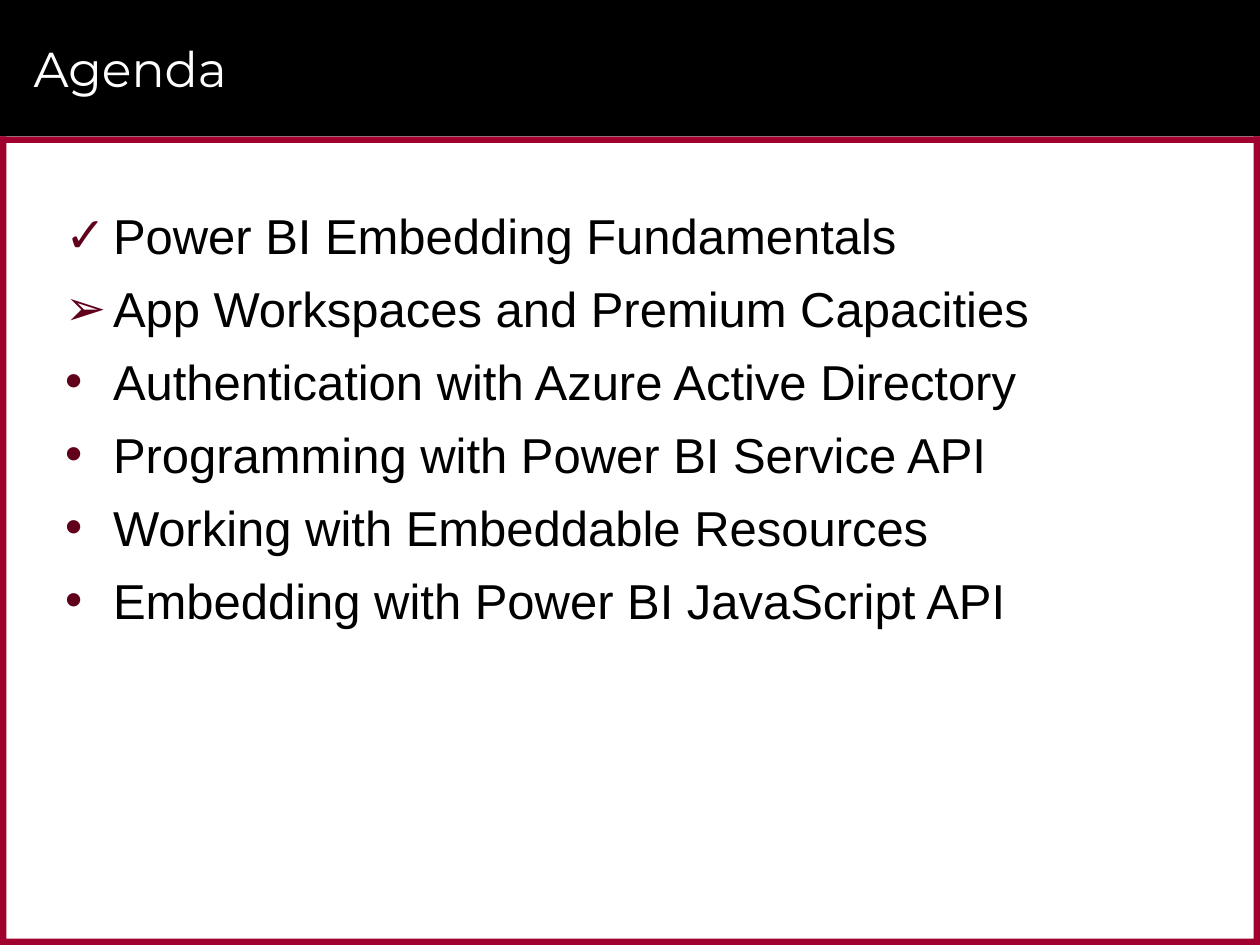
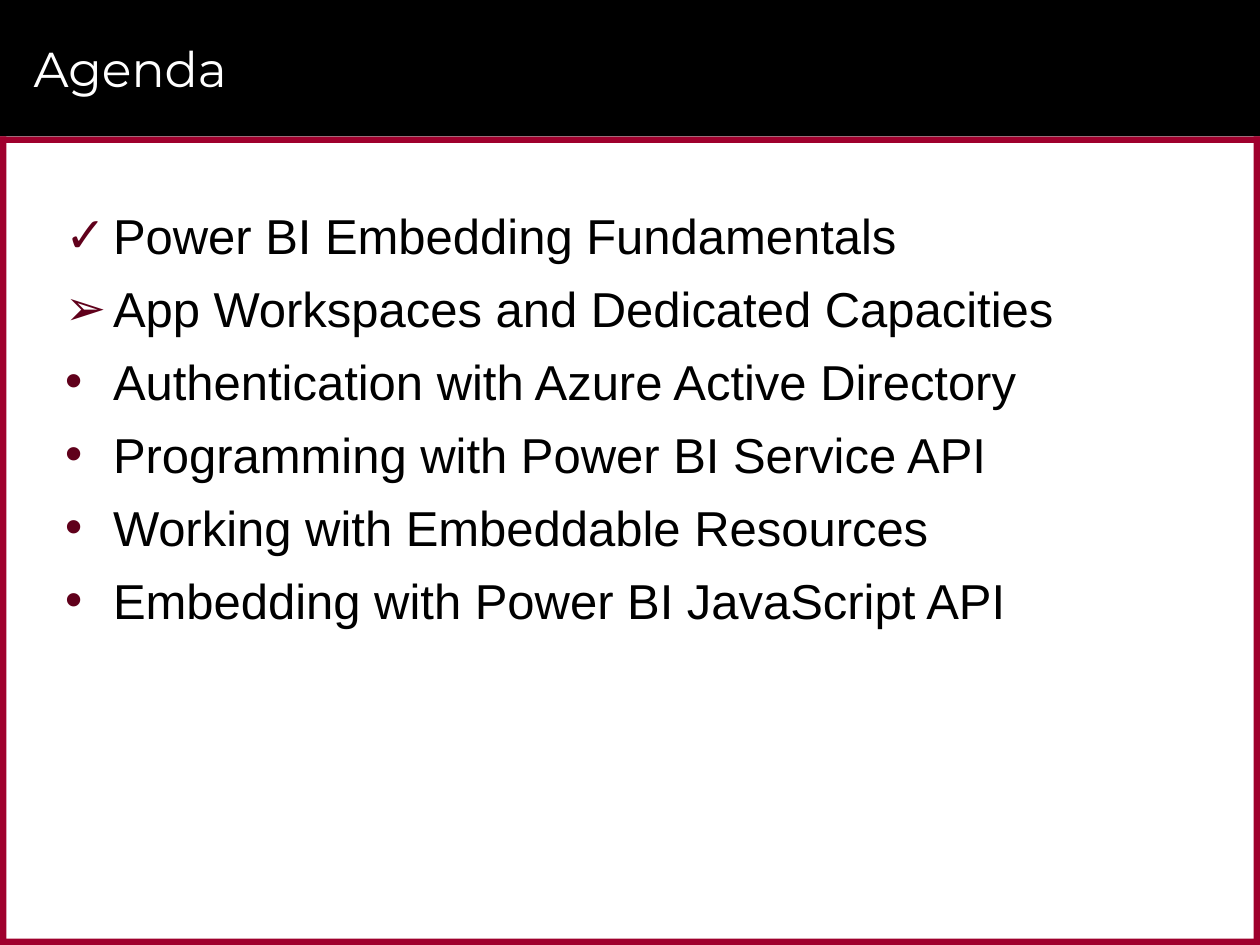
Before and after one commit to CriticalPathTraining/PowerBiEmbedded, a slide deck: slide 14 of Power BI Embedded - December 2017.pptx (slide 15 before the commit). Drawn at 1260x945 pixels with LibreOffice and Linux fonts; fonts in the diff are those of the drawing; background and template pictures are left out. Boxes give left, top, right and bottom in pixels: in the first picture for what was removed or moved away, otherwise in the second. Text is boxed around its words. In the diff, an @@ line names an element or a change of style, - is before the commit and + after.

```diff
--- a/Power BI Embedded - December 2017.pptx
+++ b/Power BI Embedded - December 2017.pptx
@@ text at (113, 291, 1054, 337): text changed @@
-➢ App Workspaces and Premium Capacities
+➢ App Workspaces and Dedicated Capacities
```
Also in this commit, not shown: 14 other slides changed, 2 slides removed, 1 other file.
